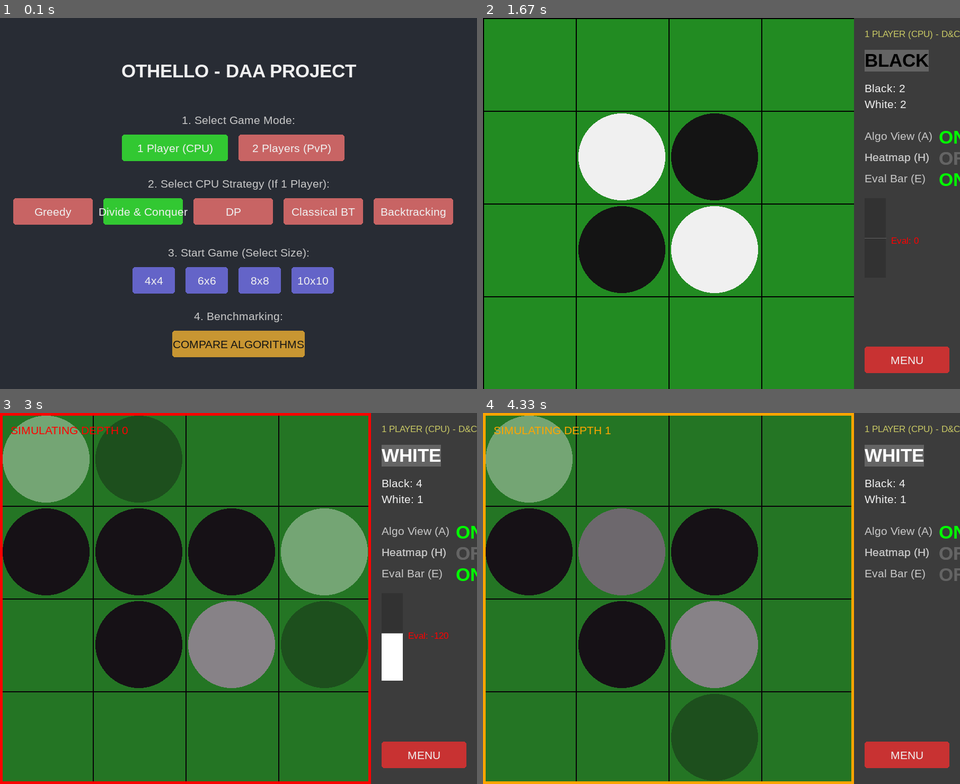
Above: before the commit, frames 1-4 (two rows, left to right).
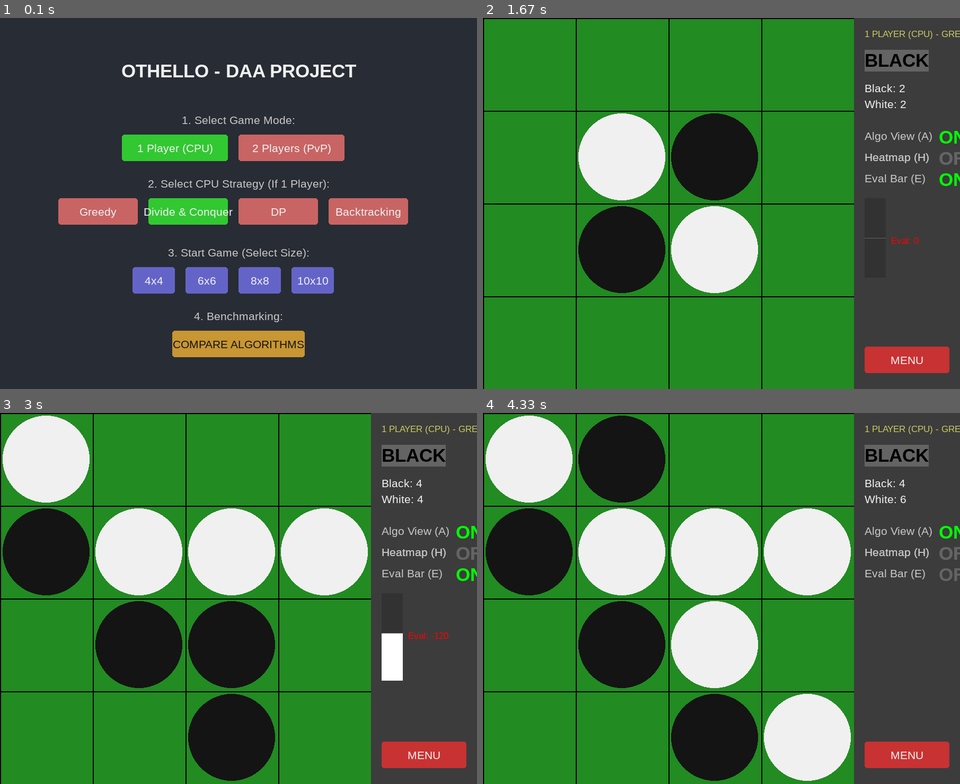
Above: after the commit, the same moments.

Repository: nimaldanyathk/Othello_DAA_Project
Game: pygame game, started from main_pygame.py
The game is run twice, just before and just after one commit, with the same random seed, the same clock (stepped at 60 frames per second) and the same inputs.
Inputs (mouse positions are in pixels of both pictures, inside the frame that each line leads up to):
- Up to frame 1 (0.1 s): no input
- Up to frame 2 (1.67 s): click (721, 203) at 0.38 s; click (607, 207) at 0.72 s; click "4x4" at 1.05 s; tap A at 1.33 s
- Up to frame 3 (3 s): click (66, 587) at 1.72 s; click (214, 694) at 2.05 s; click (362, 657) at 2.38 s; click (171, 520) at 2.72 s
- Up to frame 4 (4.33 s): tap E at 3 s; click (564, 635) at 3.38 s; click (821, 531) at 3.72 s; click (578, 472) at 4.05 s

The runs differ from the first frame. In frame 1, 3.9% of the frame differs, in the area x 2-95%, y 48-56%; in frame 2, less than 0.1%; in frame 3, 29%, in the area x 0-100%, y 0-100%; in frame 4, 29%.

Commit message:
fix: Replace Classical BT with contributor's Backtracking in UI

Diff:
--- a/ui/pygame_gui.py
+++ b/ui/pygame_gui.py
@@ -9,7 +9,6 @@
 from algorithms.greedy import get_greedy_move, get_greedy_move_generator
 from algorithms.divide_and_conquer import choosebestmovevisual
 from algorithms.dp import get_dp_move_generator
-from algorithms.classical_backtracking import get_classical_bt_generator
 from algorithms.backtracking import get_backtracking_move_generator
 import os
 
@@ -27,8 +26,7 @@
 STRAT_GREEDY = 0
 STRAT_DNC = 1
 STRAT_DP = 2
-STRAT_CLASSICAL_BT = 3
-STRAT_BT = 4
+STRAT_BT = 3
 
 class PyGameUI:
     # Constants
@@ -205,7 +203,7 @@
         lbl_strat = self.font.render("2. Select CPU Strategy (If 1 Player):", True, lbl_color)
         self.screen.blit(lbl_strat, (center_x - lbl_strat.get_width()//2, 300))
 
-        strats = [("Greedy", STRAT_GREEDY), ("Divide & Conquer", STRAT_DNC), ("DP", STRAT_DP), ("Classical BT", STRAT_CLASSICAL_BT), ("Backtracking", STRAT_BT)]
+        strats = [("Greedy", STRAT_GREEDY), ("Divide & Conquer", STRAT_DNC), ("DP", STRAT_DP), ("Backtracking", STRAT_BT)]
         self.menu_buttons_strat = []
 
         strat_btn_width = 150
@@ -665,19 +663,21 @@
                 self.ai_generator = choosebestmovevisual(self.game_state.board, self.game_state.player, depth=3)
             elif self.cpu_strategy == STRAT_DP:
                 self.ai_generator = get_dp_move_generator(self.game_state, depth=3)
-            elif self.cpu_strategy == STRAT_CLASSICAL_BT:
-                self.ai_generator = get_classical_bt_generator(self.game_state)
             elif self.cpu_strategy == STRAT_BT:
-                # Backtracking mutates the board in-place — pass a copy.
+                # Pass a copy so the in-place algorithm does not mutate the live game state
                 bt_board = Board(self.game_state.board.grid, size=self.game_state.board.SIZE)
                 bt_state = GameState(board=bt_board, player=self.game_state.player)
-                self.ai_generator = get_backtracking_move_generator(bt_state, depth=3)
+                self.ai_generator = get_backtracking_move_generator(bt_state, depth=4)
             else:
                 self.ai_generator = get_best_move_generator(self.game_state, depth=3)
         try:
             vis = next(self.ai_generator)
             if vis['type'] == 'result':
-                self.game_state = vis['state']
+                # Force a copy of the board to prevent in-place algorithms from mutating the final state
+                final_state = vis['state']
+                final_board = Board(final_state.board.grid, size=final_state.board.SIZE)
+                from model.game_state import GameState
+                self.game_state = GameState(final_board, final_state.player)
 
                 # Update Score for Eval Bar
                 self.last_eval_score = weighted_heuristic(self.game_state.board, Board.BLACK)
@@ -749,14 +749,10 @@
                                      new_board, _ = self.game_state.board.apply_move(r, c, self.game_state.player)
                                      self.play_sound('move')
 
-                                     # Match successor
-                                     successors = self.game_state.get_successors()
-                                     for s in successors:
-                                         if s.board.grid == new_board.grid:
-                                             self.game_state = s
-                                             # Update Eval
-                                             self.last_eval_score = weighted_heuristic(self.game_state.board, Board.BLACK)
-                                             break
+                                     from model.game_state import GameState
+                                     self.game_state = GameState(new_board, -self.game_state.player)
+                                     self.last_eval_score = weighted_heuristic(self.game_state.board, Board.BLACK)
+                                     self.ai_generator = None  # Cancel any in-progress AI generator
 
                         # Restart Button
                         if hasattr(self, 'btn_restart') and self.btn_restart.collidepoint((mx, my)):
@@ -779,7 +775,9 @@
                     if self.algo_mode:
                         self.update_ai()
                     else:
-                        for _ in range(20):
+                        # Speed up calculation significantly for Classical BT to prevent UI freezing
+                        steps_per_frame = 1000 if self.cpu_strategy == STRAT_CLASSICAL_BT else 20
+                        for _ in range(steps_per_frame):
                             if self.game_state.player == self.ai_player:
                                 self.update_ai()
                             else:
